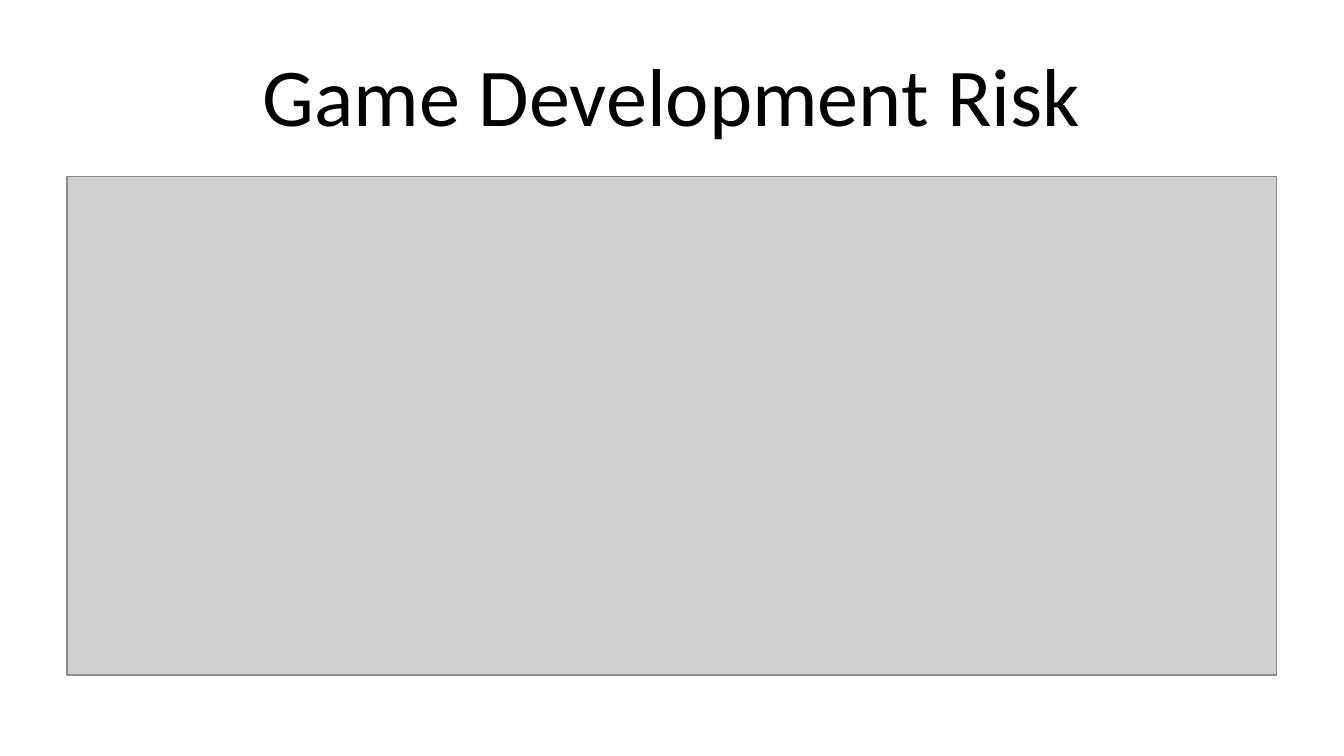
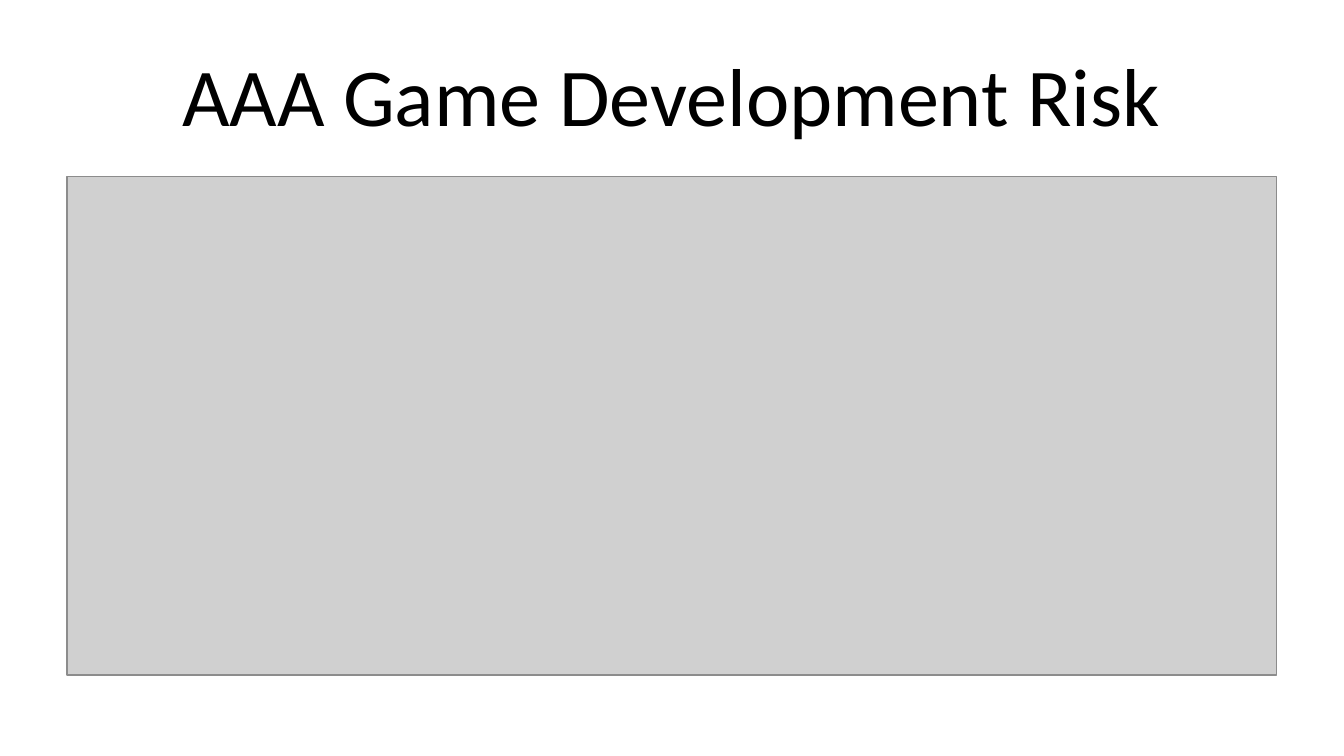
Before and after one commit to boydm/presentations, a slide deck: slide 7 of fmx_2015.16x9.pptx. Drawn at 1344x756 pixels with LibreOffice and Linux fonts; fonts in the diff are those of the drawing; grey boxes stand for pictures. Boxes give left, top, right and bottom in pixels: in the first picture for what was removed or moved away, otherwise in the second. Text is boxed around its words. In the diff, an @@ line names an element or a change of style, - is before the commit and + after.

```diff
--- a/fmx_2015.16x9.pptx
+++ b/fmx_2015.16x9.pptx
@@ title at (182,69,1160,140): text changed @@
-Game Development Risk
+AAA Game Development Risk
```
Also in this commit, not shown: 1 other slide changed.
